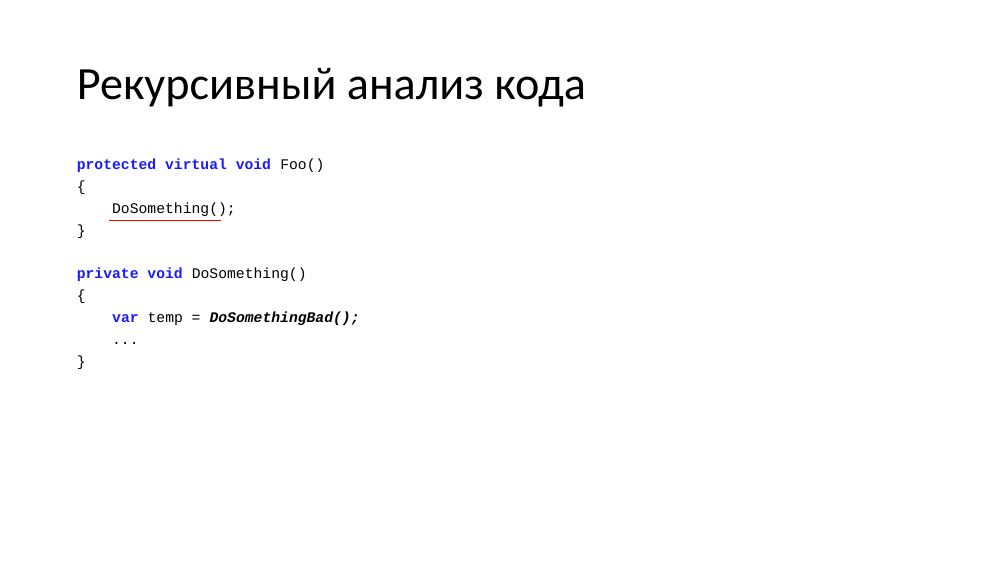
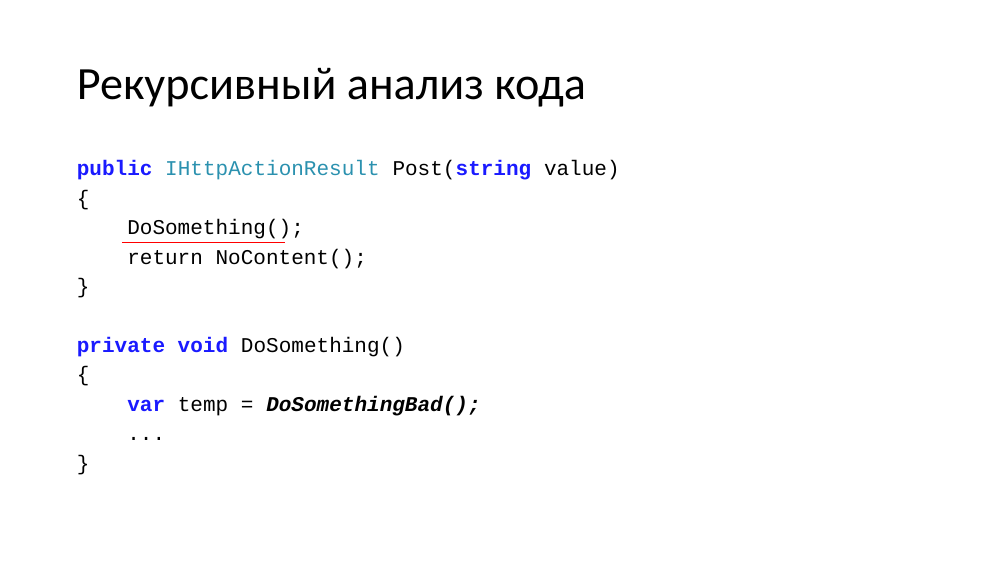
Before and after one commit to dropsonic/dotNext2019_slides, a slide deck: slide 39 of Roslyn - mastering static code analysis.pptx (slide 33 before the commit). Drawn at 1008x567 pixels with LibreOffice and Linux fonts; fonts in the diff are those of the drawing. Boxes give left, top, right and bottom in pixels: in the first picture for what was removed or moved away, otherwise in the second. Text is boxed around its words. In the diff, an @@ line names an element or a change of style, - is before the commit and + after.

```diff
--- a/Roslyn - mastering static code analysis.pptx
+++ b/Roslyn - mastering static code analysis.pptx
@@ text at [77, 160, 620, 180]: text changed; size 14 to 20 pt; text colour #1A1AFF to #2B91AF; bold off @@
-protected virtual void Foo()
+public IHttpActionResult Post(string value)
@@ text at [77, 219, 480, 416]: size 14 to 20 pt in "{", "DoSomething();", "}", "private void DoSomething()" and 4 more places @@
@@ line moved from (109, 221) - (221, 221) to (122, 243) - (285, 243) @@
@@ text at [127, 249, 367, 269]: paragraph added @@
+return NoContent();
```
Also in this commit, not shown: 9 other slides changed, 18 slides added, 8 slides removed, 3 other files.
